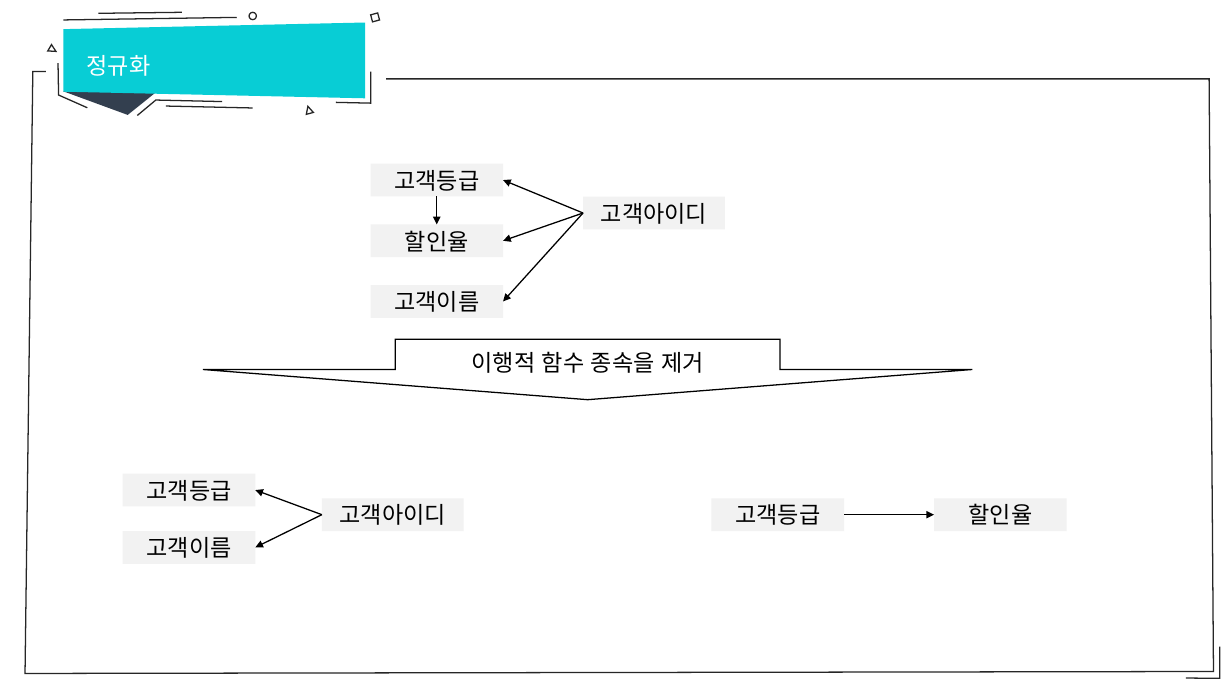
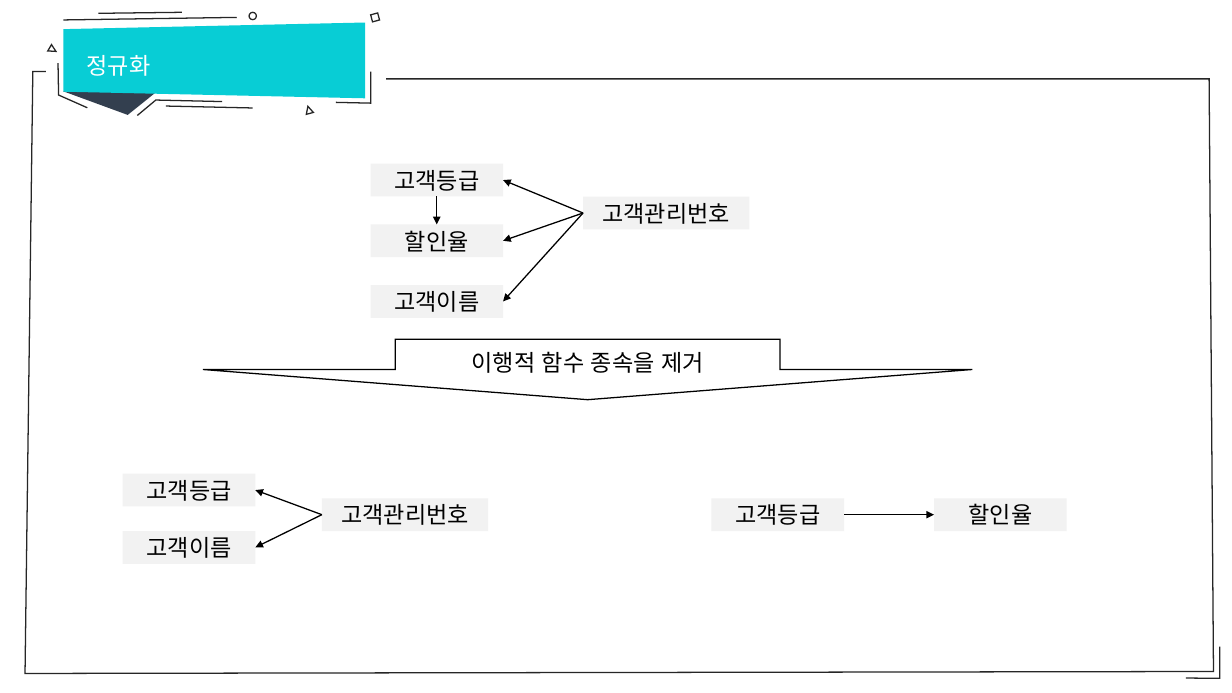
Before and after one commit to hitxid/openDatabase, a slide deck: slide 16 of database/12강 데이터베이스 정규화.pptx. Drawn at 1232x693 pixels with LibreOffice and Linux fonts; fonts in the diff are those of the drawing. Boxes give left, top, right and bottom in pixels: in the first picture for what was removed or moved away, otherwise in the second. Text is boxed around its words. In the diff, an @@ line names an element or a change of style, - is before the commit and + after.

```diff
--- a/database/12강 데이터베이스 정규화.pptx
+++ b/database/12강 데이터베이스 정규화.pptx
@@ rectangle "고객관리번호": place and size @@
-rectangle "고객관리번호" at (583, 197, 725, 229)
+rectangle "고객관리번호" at (583, 197, 750, 229)
@@ text in rectangle at (602, 203, 730, 224): text changed @@
-고객아이디
+고객관리번호
@@ rectangle "고객관리번호": place and size @@
-rectangle "고객관리번호" at (322, 498, 463, 531)
+rectangle "고객관리번호" at (322, 498, 488, 531)
@@ text in rectangle at (341, 504, 469, 525): text changed @@
-고객아이디
+고객관리번호
```
Also in this commit, not shown: 3 other slides changed, 1 slide added, 6 other files.
